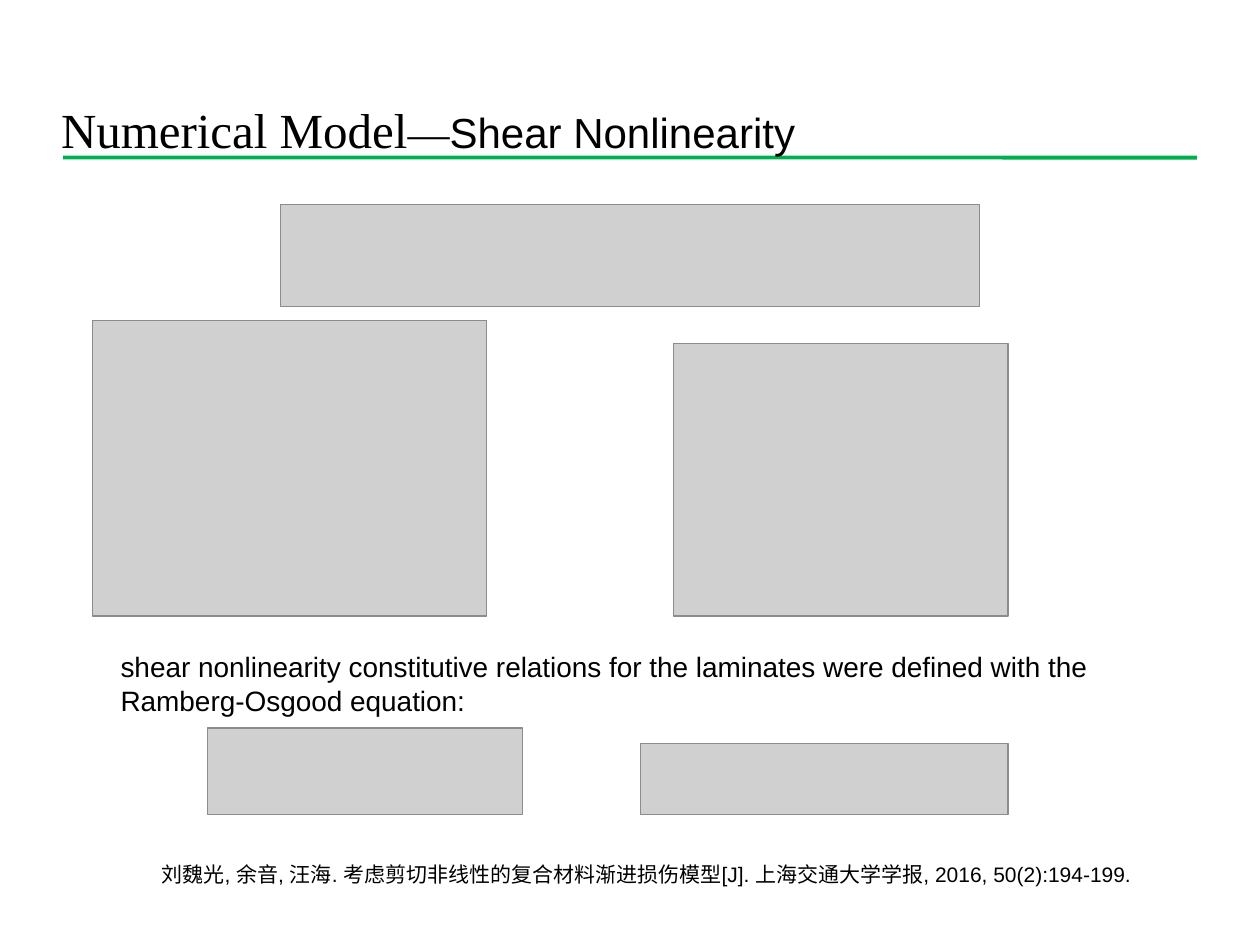
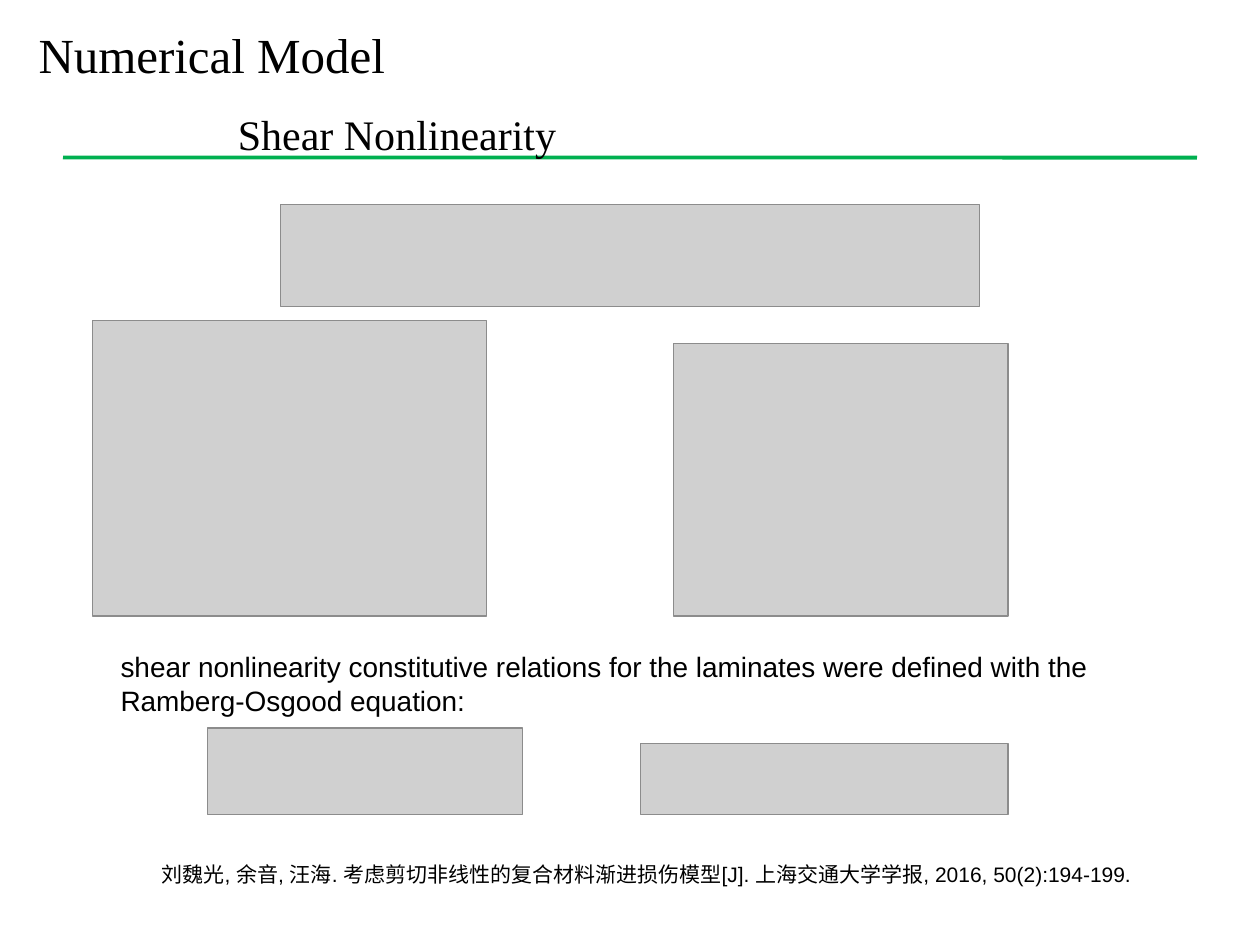
Before and after one commit to Chu2015/UMAThashinlinear4, a slide deck: slide 7 of 组会报告/组会20180110.pptx. Drawn at 1260x945 pixels with LibreOffice and Linux fonts; fonts in the diff are those of the drawing; grey boxes stand for pictures; background and template pictures are left out. Boxes give left, top, right and bottom in pixels: in the first picture for what was removed or moved away, otherwise in the second. Text is boxed around its words. In the diff, an @@ line names an element or a change of style, - is before the commit and + after.

```diff
--- a/组会报告/组会20180110.pptx
+++ b/组会报告/组会20180110.pptx
@@ text at [39,39,556,159]: text changed; font Arial to Times New Roman @@
-  Numerical Model—Shear Nonlinearity
+  Numerical Model
+  Shear Nonlinearity
```
Also in this commit, not shown: 3 other slides changed, 1 slide added, 4 slides removed.
